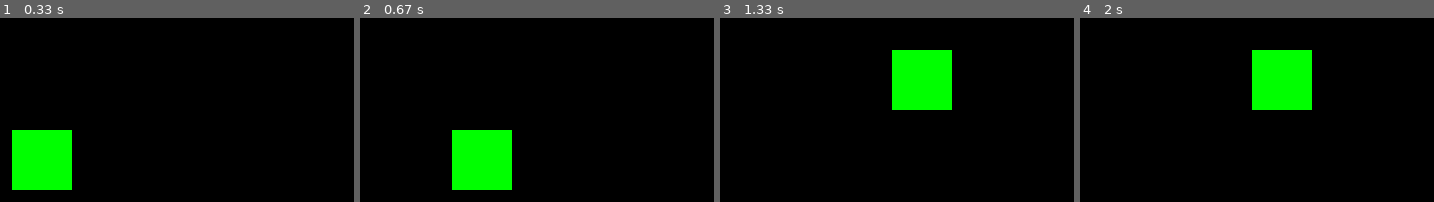
Above: before the commit, frames 1-4 (left to right).
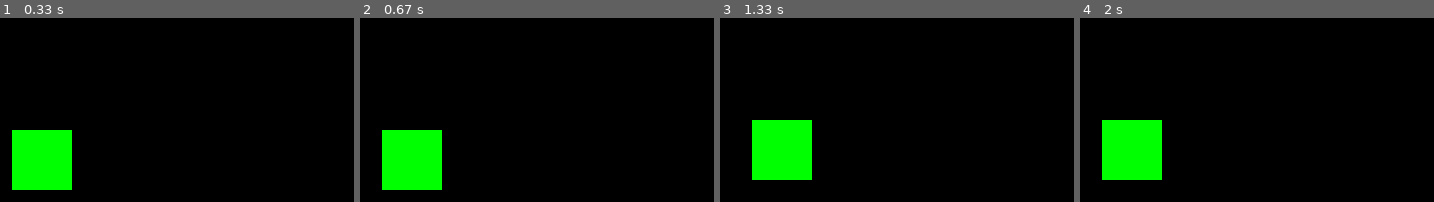
Above: after the commit, the same moments.

Repository: vmejiaec/Python_GameEngineAbstract
Game: pygame game, started from main.py
The game is run twice, just before and just after one commit, with the same random seed, the same clock (stepped at 60 frames per second) and the same inputs.
Inputs:
- Up to frame 1 (0.33 s): no input
- Up to frame 2 (0.67 s): hold Right from 0.33 s (still down)
- Up to frame 3 (1.33 s): release Right at 0.8 s; hold Up 0.83-1.13 s; hold Right from 1.17 s (still down)
- Up to frame 4 (2 s): release Right at 1.63 s; hold Left from 1.67 s (still down)

Frame 1 is identical in both runs. In frame 2, 11% of the frame differs, in the area x 6-43%, y 60-94%; in frame 3, 11%; in frame 4, 11%.

Commit message:
Cambio del mover al gestor de eventos del Player

Diff:
--- a/engine/core.py
+++ b/engine/core.py
@@ -31,7 +31,7 @@
                 self.event_manager.notify("QUIT")
             elif event.type in [KEY_MAP["KEYDOWN"] ,KEY_MAP["KEYUP"]]:
                 self.event_manager.notify("KEY_EVENT", event)
-        self.player.move()
+
 
     def render(self):
         self.renderer.clear()
--- a/engine/player.py
+++ b/engine/player.py
@@ -9,6 +9,7 @@
         self.velocity = [0, 0]
 
     def handle_event(self, event):
+        # Gestionar el tipo de evento
         if event.type == KEY_MAP["KEYDOWN"]:
             if event.key == KEY_MAP["LEFT"]:
                 self.velocity[0] = -self.speed
@@ -23,6 +24,8 @@
                 self.velocity[0] = 0
             if event.key in (KEY_MAP["UP"], KEY_MAP["DOWN"]):
                 self.velocity[1] = 0
+        # Movel al Player
+        self.move()
 
     def move(self):
         self.rect.move( self.velocity[0], self.velocity[1] )
